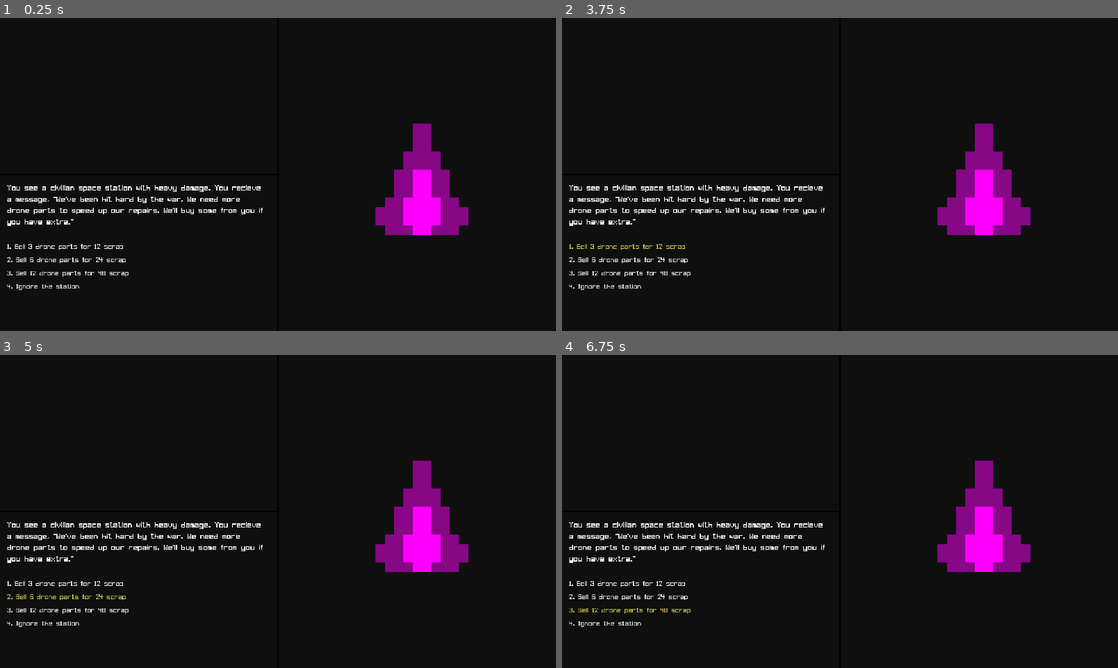
Above: before the commit, frames 1-4 (two rows, left to right).
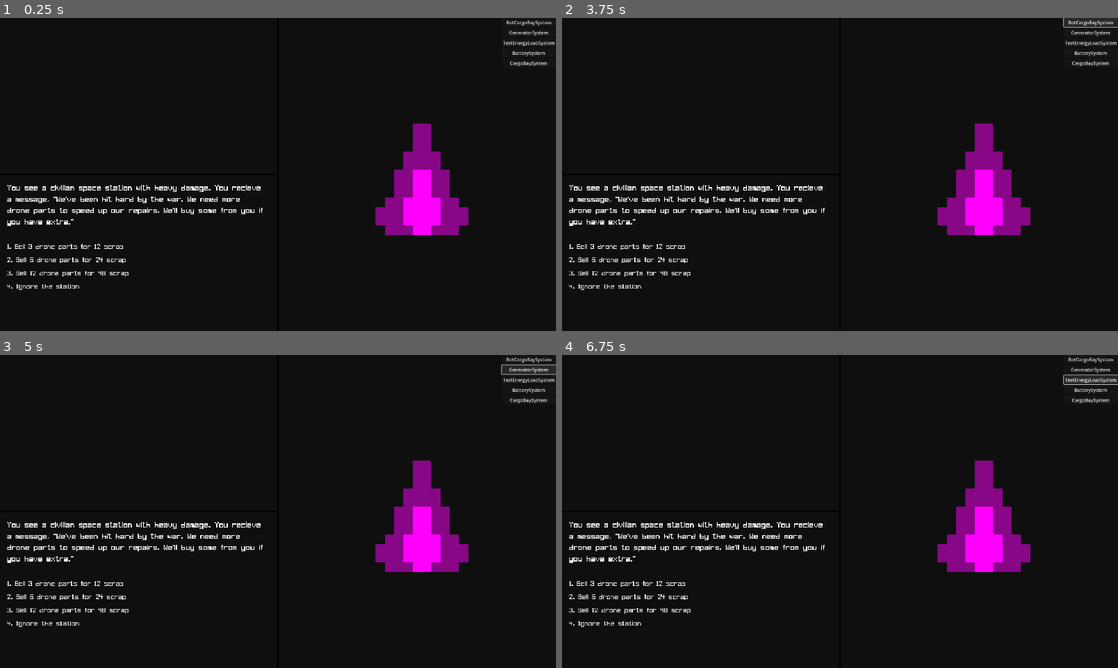
Above: after the commit, the same moments.

Repository: NobleMetalLabs/project-hammer
Game: Godot game, scene res://scn/MAIN.tscn
Two runs of this game, one before a commit and one after it. Both use one fixed random seed, a clock stepped at 60 frames per second and the inputs below.
Inputs (mouse positions are in pixels of both pictures, inside the frame that each line leads up to):
- Up to frame 1 (0.25 s): no input
- Up to frame 2 (3.75 s): click "1. Sell 3 drone parts for 12 …" at 0.5 s; click "2. Sell 6 drone parts for 24 …" at 1.25 s; click "3. Sell 12 drone parts for 48…" at 2 s; click "4. Ignore the station" at 2.75 s; click "1. Sell 3 drone parts for 12 …" (after the commit: "BotCargoBaySystem") at 3.5 s
- Up to frame 3 (5 s): click "2. Sell 6 drone parts for 24 …" (after the commit: "GeneratorSystem") at 4.25 s
- Up to frame 4 (6.75 s): click "4. Ignore the station" (after the commit: "BatterySystem") at 5 s; click (1090, 398) at 5.75 s, where only the run after the commit has a clickable "CargoBaySystem"; click "3. Sell 12 drone parts for 48…" (after the commit: "TestEnergyLoadSystem") at 6.5 s

The runs differ from the first frame. In frame 1, 0.3% of the frame differs, in the area x 90-100%, y 0-16%; in frame 2, 0.7%; in frame 3, 0.7%, in the area x 1-100%, y 0-79%; in frame 4, 0.7%.

Commit message:
beta selecting system

Diff:
--- a/lib/ship/systems/BatterySystem.gd
+++ b/lib/ship/systems/BatterySystem.gd
@@ -1,7 +1,7 @@
 class_name BatterySystem
 extends System
 
-func  _init():
+func _init():
 	name = "Battery"
 	modifies_stats = [
 		ProjectHammer.CraftStatistic.MAX_BATTERY_CHARGE,
--- a/scn/MAIN.tscn
+++ b/scn/MAIN.tscn
@@ -1,8 +1,9 @@
-[gd_scene load_steps=8 format=3 uid="uid://cwnvldhi31wkt"]
+[gd_scene load_steps=9 format=3 uid="uid://cwnvldhi31wkt"]
 
 [ext_resource type="FontFile" uid="uid://3od2ihmvb2f5" path="res://ast/ui/font/LCDBlock.ttf" id="1_4gtl3"]
 [ext_resource type="Script" path="res://ship-panel.gd" id="1_uuocy"]
 [ext_resource type="Resource" uid="uid://durdjoqmudue5" path="res://tst/little-ship.tres" id="2_6lt7u"]
+[ext_resource type="Script" path="res://system_selection_holder.gd" id="4_6j6op"]
 
 [sub_resource type="StyleBoxFlat" id="StyleBoxFlat_8kj6b"]
 bg_color = Color(0, 0, 0, 1)
@@ -184,3 +185,14 @@
 offset_right = 1.0
 offset_bottom = 1.0
 texture = SubResource("PlaceholderTexture2D_ksojr")
+
+[node name="SYSTEM-SELECTION-HOLDER" type="VBoxContainer" parent="HBoxContainer/SHIP-PANEL"]
+layout_mode = 1
+anchors_preset = 11
+anchor_left = 1.0
+anchor_right = 1.0
+anchor_bottom = 1.0
+offset_left = -44.0
+grow_horizontal = 0
+grow_vertical = 2
+script = ExtResource("4_6j6op")
--- a/ship-panel.gd
+++ b/ship-panel.gd
@@ -7,10 +7,18 @@
 @onready var grid_holder : Control = $"%GRID-HOLDER"
 @onready var grid_square : TextureRect = grid_holder.get_child(0)
 
+@onready var system_selection_holder : VBoxContainer = $"SYSTEM-SELECTION-HOLDER"
+var selected_system_script : Script
+
 var prev_clicked_coord : Vector3i = Vector3i.MAX
+
 
 func _ready():
 	grid_holder.remove_child(grid_square)
+
+	system_selection_holder.selected_system.connect(func(s):
+		selected_system_script = s
+	)
 
 const grid_size : int = 32
 
@@ -30,7 +38,7 @@
 				print("First coord: %s" % prev_clicked_coord)
 			else:
 				print("Second coord: %s" % clicked_coord)
-				try_place_system(GeneratorSystem.new(), Box3i.from_corners(prev_clicked_coord, clicked_coord))
+				try_place_system(selected_system_script.new(), Box3i.from_corners(prev_clicked_coord, clicked_coord))
 				prev_clicked_coord = Vector3i.MAX
 
 	elif event is InputEventKey:
--- /dev/null
+++ b/system_selection_holder.gd
@@ -0,0 +1,17 @@
+extends VBoxContainer
+
+signal selected_system(system_script)
+func _ready() -> void:
+	var scripts = FileHelper.search_directory_for_objects("res://lib/ship/systems/")
+	for script : Script in scripts:
+		var classname = script.get_global_name()
+
+		# temp will use image later
+		var button = Button.new()
+		button.text = classname
+
+		button.pressed.connect(func():
+			selected_system.emit(script)
+		)
+
+		add_child(button, true)
